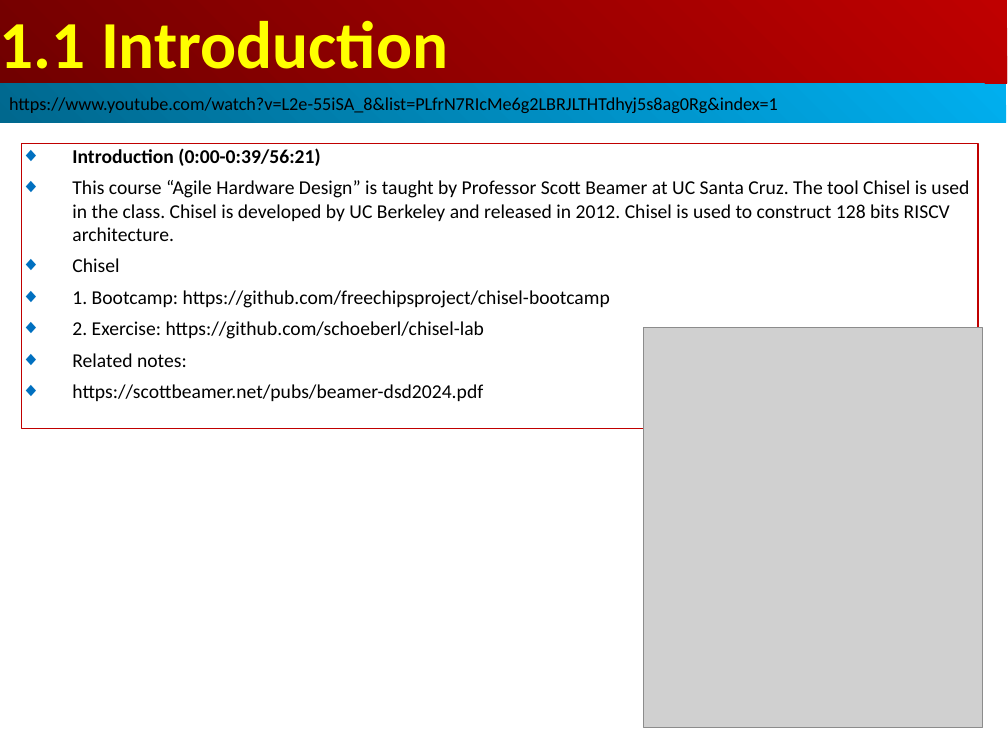
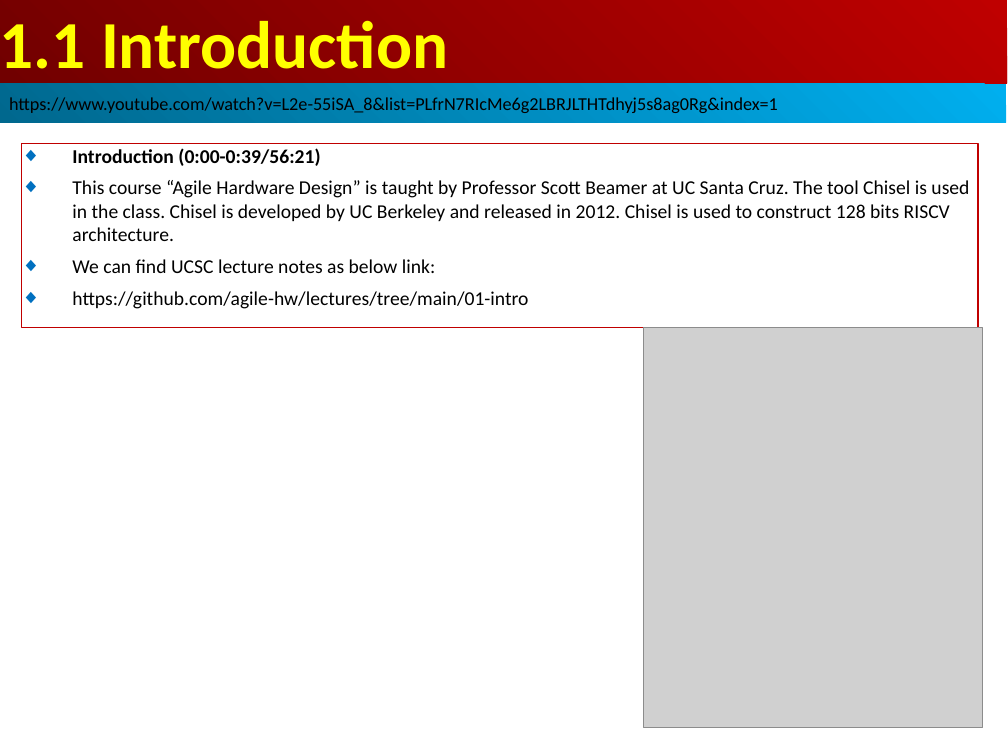
Before and after one commit to peterhchen/AIU_CS800_Chisel, a slide deck: slide 2 of 100_Chisel_HW_Design/001_Intro/000_Video/001.01_10_Intro.ppt. Drawn at 1008x756 pixels with LibreOffice and Linux fonts; fonts in the diff are those of the drawing; grey boxes stand for pictures. Boxes give left, top, right and bottom in pixels: in the first picture for what was removed or moved away, otherwise in the second. Text is boxed around its words. In the diff, an @@ line names an element or a change of style, - is before the commit and + after.

```diff
--- a/100_Chisel_HW_Design/001_Intro/000_Video/001.01_10_Intro.ppt
+++ b/100_Chisel_HW_Design/001_Intro/000_Video/001.01_10_Intro.ppt
@@ rectangle "Introduction (0:00-0:39/56:21)": place and size @@
-rectangle "Introduction (0:00-0:39/56:21)" at [21, 143, 978, 428]
+rectangle "Introduction (0:00-0:39/56:21)" at [21, 143, 978, 328]
@@ text in rectangle at [72, 259, 528, 309]: text changed @@
-◆ Chisel
-◆ 1. Bootcamp: https://github.com/freechipsproject/chisel-bootcamp
-◆ 2. Exercise: https://github.com/schoeberl/chisel-lab
-◆ Related notes:
-◆ https://scottbeamer.net/pubs/beamer-dsd2024.pdf
+◆ We can find UCSC lecture notes as below link:
+◆ https://github.com/agile-hw/lectures/tree/main/01-intro
```
